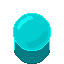
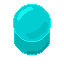
Two versions of the same layered image (64 × 64). Layer-by-layer changes:
painted on "Button" over [13, 4, 51, 64]
